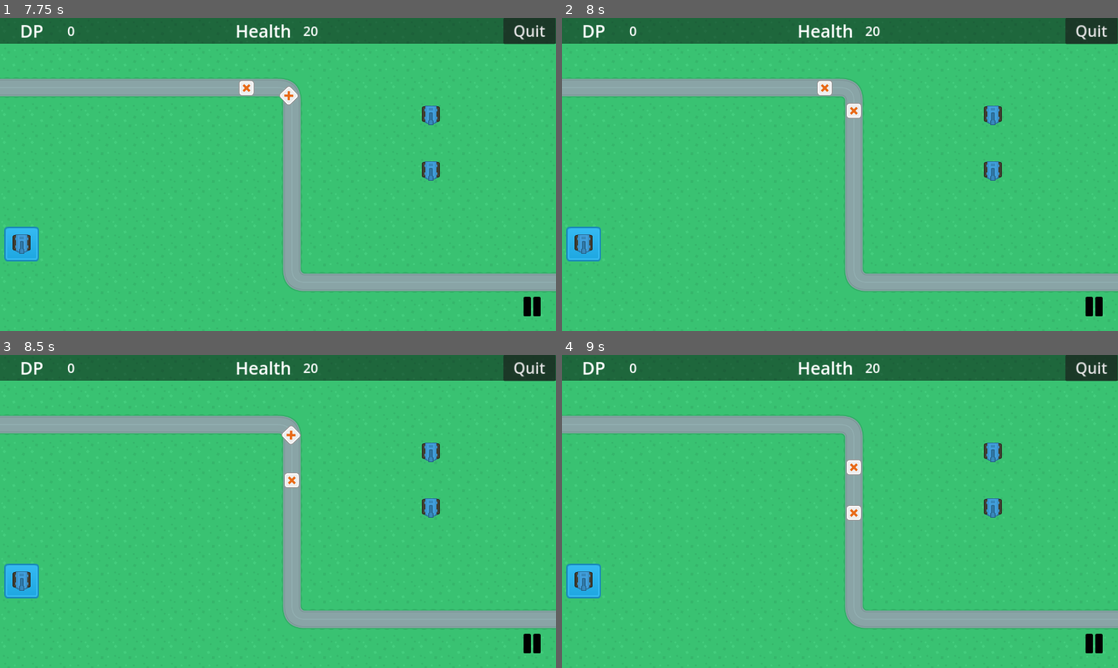
Above: before the commit, frames 1-4 (two rows, left to right).
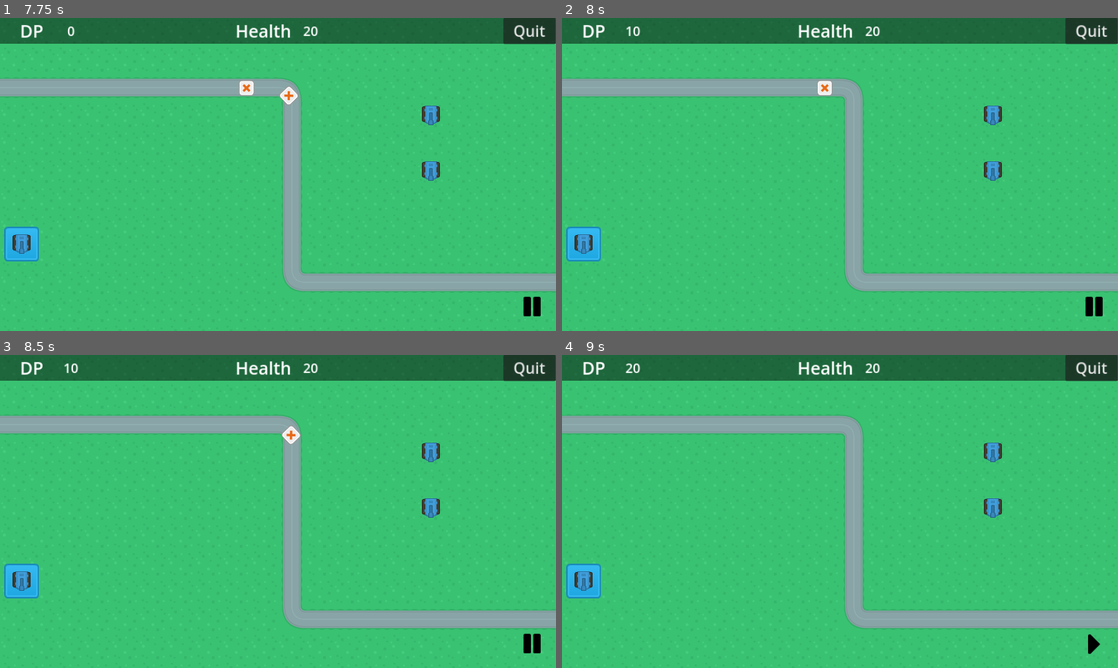
Above: after the commit, the same moments.

Repository: jamesxiu/cms_tower_defense
Game: Godot game, scene res://scene_handler.tscn
Two runs of this game, one before a commit and one after it. Both use one fixed random seed, a clock stepped at 60 frames per second and the inputs below.
Inputs (mouse positions are in pixels of both pictures, inside the frame that each line leads up to):
- Up to frame 1 (7.75 s): click "New Game" at 0.5 s; click (22, 243) at 1.25 s; click (533, 305) at 2 s; click "New Game" at 2.75 s; click (22, 243) at 3.5 s; click "New Game" at 4.25 s; click (22, 243) at 5 s; click "Settings" at 5.75 s; tap Enter (ui_accept) at 6.5, 6.6, 6.77, 7.07, 7.35, 7.52 s; move the mouse to (400, 158) at 6.52 s; move the mouse to (166, 190) at 7.27 s
- Up to frame 2 (8 s): tap Enter (ui_accept) at 7.82 s
- Up to frame 3 (8.5 s): move the mouse to (333, 442) at 8.02 s; tap Enter (ui_accept) at 8.1 s
- Up to frame 4 (9 s): move the mouse to (812, 574) at 8.77 s; tap Enter (ui_accept) at 8.85 s

Frame 1 is identical in both runs. In frame 2, 0.2% of the frame differs, in the area x 11-54%, y 2-32%; in frame 3, 0.2%; in frame 4, 0.4%, in the area x 11-98%, y 2-96%.

Commit message:
Multiple waves, and you can now win and lose

Diff:
--- a/Scenes/Enemies/enemy_1.gd
+++ b/Scenes/Enemies/enemy_1.gd
@@ -1,10 +1,12 @@
 extends PathFollow2D
 
-var health = GameData.enemy_data['enemy_1']['health']
+var health
 signal base_damage(damage)
 signal enemy_death()
 
 # Called every frame. 'delta' is the elapsed time since the previous frame.
+func init(starting_health):
+	health = starting_health
 
 func _physics_process(delta):
 	move(delta)
--- a/Scenes/MainScenes/UI.gd
+++ b/Scenes/MainScenes/UI.gd
@@ -26,12 +26,3 @@
 	if get_node("TowerPreview/DragTower").modulate != Color(color):
 		get_node("TowerPreview/RangeTexture").modulate = Color(color)
 		get_node("TowerPreview/DragTower").modulate = Color(color)
-
-
-func _on_pause_play_pressed():
-	if get_tree().is_paused():
-		get_tree().paused=false
-	elif get_parent().between_waves:
-		get_parent().start_next_wave()
-	else:
-		get_tree().paused=true
--- a/Scenes/MainScenes/game_scene.gd
+++ b/Scenes/MainScenes/game_scene.gd
@@ -17,6 +17,10 @@
 var money = 100
 var money_label
 var quit_button
+var pause_play_button
+
+var waves_data = GameData['level_data'][1]['wave_data']
+var num_waves = waves_data.size()
 
 # Called when the node enters the scene tree for the first time.
 func _ready():
@@ -30,12 +34,21 @@
 
 	quit_button = get_node("UI/HUD/InfoBar/H/QuitButton")
 	quit_button.connect("pressed", on_quit_game)
+
+	pause_play_button = get_node("UI/HUD/GameControls/PausePlay")
 	# start_next_wave()
 
 # Called every frame. 'delta' is the elapsed time since the previous frame.
 func _process(delta):
 	if build_mode:
 		update_tower_preview()
+	if !between_waves and enemies_in_wave == 0:
+		if current_wave == num_waves:
+			#Win screen
+			emit_signal("game_result", true)
+			queue_free()
+		between_waves = true
+		pause_play_button.button_pressed = false
 
 func _unhandled_input(event):
 	if event.is_action_released('ui_accept') and build_mode:
@@ -46,21 +59,23 @@
 
 #WAVE FUNCS
 func start_next_wave():
-	var wave_data = retrieve_wave_data()
+	print("starting wave %d", current_wave)
+	var wave_data = retrieve_wave_data(current_wave)
 	between_waves = false
 	current_wave +=1
 	await get_tree().create_timer(1).timeout
 	spawn_enemies(wave_data)
 
-func retrieve_wave_data():
+func retrieve_wave_data(current_wave):
 	#[enemy_name, timeout]
-	var wave_data = [['enemy_1', 0.7], ['enemy_1', 0,1]]
+	var wave_data = waves_data[current_wave]
 	enemies_in_wave = wave_data.size()
 	return wave_data
 
 func spawn_enemies(wave_data):
 	for enemy in wave_data:
 		var new_enemy = load("res://Scenes/Enemies/" + enemy[0] + ".tscn").instantiate()
+		new_enemy.init(enemy[2])
 		new_enemy.connect("base_damage", on_base_damage)
 		new_enemy.connect("enemy_death", on_enemy_death)
 		map_node.get_node("Path").add_child(new_enemy, true)
@@ -68,7 +83,6 @@
 
 #BUILDING FUNCS
 func initiate_build_node(tower_type):
-	print(tower_type)
 	if build_mode:
 		cancel_build_mode()
 	build_type = tower_type
@@ -106,20 +120,34 @@
 		new_tower.position = build_location
 		new_tower.built = true
 		new_tower.type = build_type
+		new_tower.range = GameData['tower_data'][build_type]['range']
 		money -= GameData['tower_data'][build_type]['cost']
 		money_label.text = str(money)
 		map_node.get_node("Towers").add_child(new_tower, true)
 		map_node.get_node("TowerExclusion").set_cell(0, build_tile, 5)
 
+#HEALTH AND MONEY FUNCS
 func on_base_damage(damage):
 	base_health -= damage
 	health_label.text = str(base_health)
 	if base_health <= 0:
 		emit_signal("game_result", false)
+		queue_free()
+	enemies_in_wave -= 1
 
 func on_enemy_death():
 	money += 10
 	money_label.text = str(money)
+	enemies_in_wave -= 1
 
+#UI FUNCS
 func on_quit_game():
 	queue_free()
+
+func _on_pause_play_pressed():
+	if get_tree().is_paused():
+		get_tree().paused=false
+	elif between_waves:
+		start_next_wave()
+	else:
+		get_tree().paused=true
--- a/Scenes/MainScenes/game_scene.tscn
+++ b/Scenes/MainScenes/game_scene.tscn
@@ -141,4 +141,4 @@
 theme_override_font_sizes/font_size = 35
 text = "Quit"
 
-[connection signal="pressed" from="UI/HUD/GameControls/PausePlay" to="UI" method="_on_pause_play_pressed"]
+[connection signal="pressed" from="UI/HUD/GameControls/PausePlay" to="." method="_on_pause_play_pressed"]
--- a/Scenes/Towers/Towers.gd
+++ b/Scenes/Towers/Towers.gd
@@ -1,6 +1,7 @@
 extends Node
 
 var type
+var range
 var enemy_array = []
 var built = false
 var target
@@ -8,7 +9,7 @@
 
 func _ready():
 	if built:
-		get_node("Range/CollisionShape2D").get_shape().radius = 0.5*GameData.tower_data['tower_1']['range']
+		get_node("Range/CollisionShape2D").get_shape().radius = range
 
 func _physics_process(delta):
 	if enemy_array.size() > 0 and built:
--- a/Singletons/GameData.gd
+++ b/Singletons/GameData.gd
@@ -18,6 +18,11 @@
 
 var level_data = {
 	1: {
-		'starting_hp': 20
+		'starting_hp': 20,
+		'wave_data': [
+			#name, timeout, health
+			[['enemy_1', 0.7, 3], ['enemy_1', 0.1, 3]],
+			[['enemy_1', 0.7, 5], ['enemy_1', 0.1, 5], ['enemy_1', 0,1, 5]]
+		]
 	}
 }
